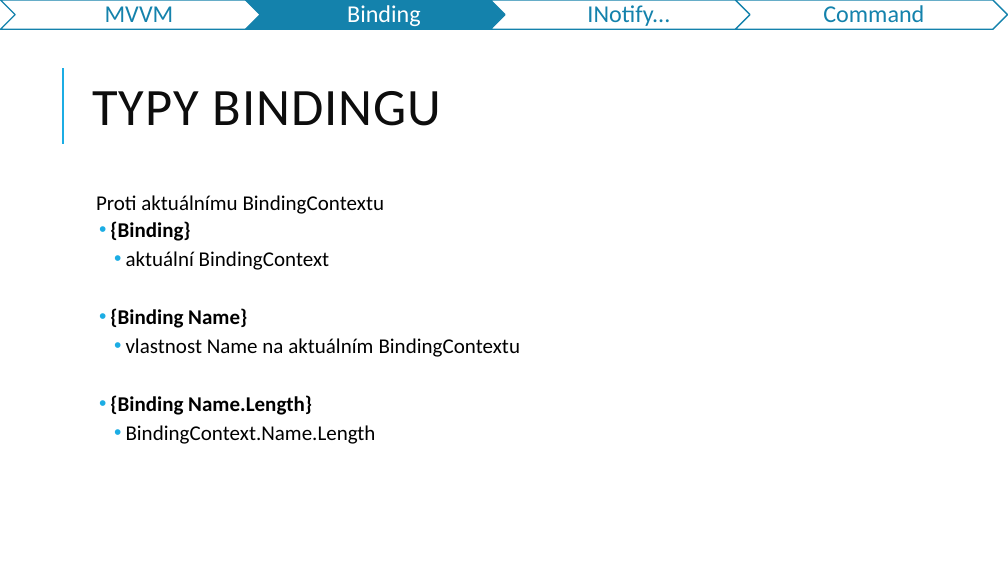
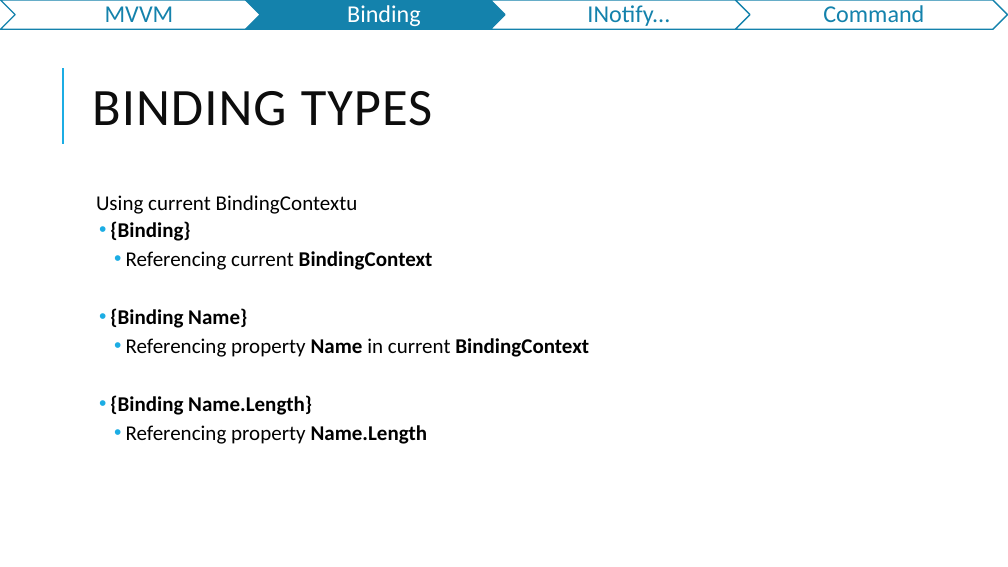
Before and after one commit to jasho/pv239-maui, a slide deck: slide 7 of 03_MVVM/PV239-Xamarin-03_MVVM.pptx. Drawn at 1008x567 pixels with LibreOffice and Linux fonts; fonts in the diff are those of the drawing. Boxes give left, top, right and bottom in pixels: in the first picture for what was removed or moved away, otherwise in the second. Text is boxed around its words. In the diff, an @@ line names an element or a change of style, - is before the commit and + after.

```diff
--- a/03_MVVM/PV239-Xamarin-03_MVVM.pptx
+++ b/03_MVVM/PV239-Xamarin-03_MVVM.pptx
@@ title at (92,91,433,126): text changed @@
-TYPY BINDINGU
+BINDING TYPES
@@ text at (96,195,358,214): text changed @@
-  Proti aktuálnímu BindingContextu
+  Using current BindingContextu
@@ text at (126,251,433,270): text changed @@
-    • aktuální BindingContext
+    • Referencing current BindingContext
@@ text at (126,338,589,357): text changed @@
-    • vlastnost Name na aktuálním BindingContextu
+    • Referencing property Name in current BindingContext
@@ text at (126,425,428,444): text changed @@
-    • BindingContext.Name.Length
+    • Referencing property Name.Length
```
Also in this commit, not shown: 16 other slides changed, 6 slides added, 9 slides removed.
